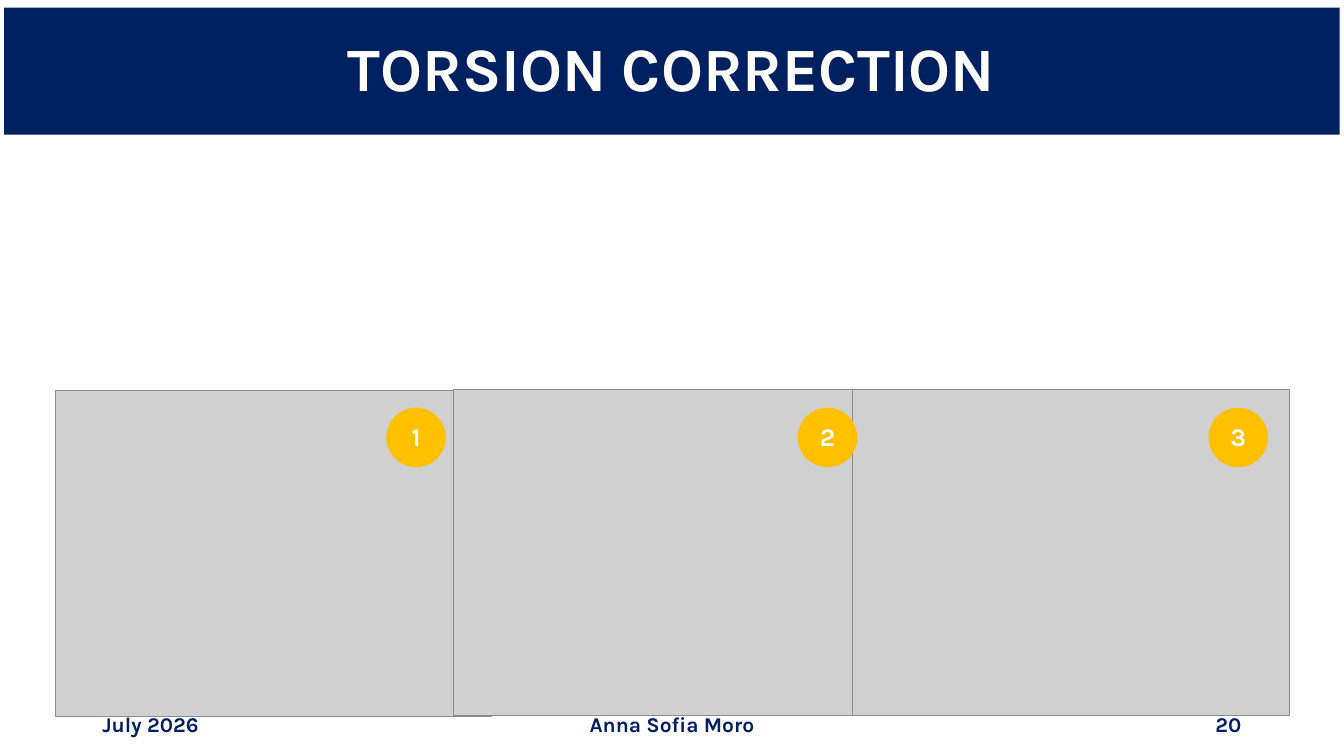
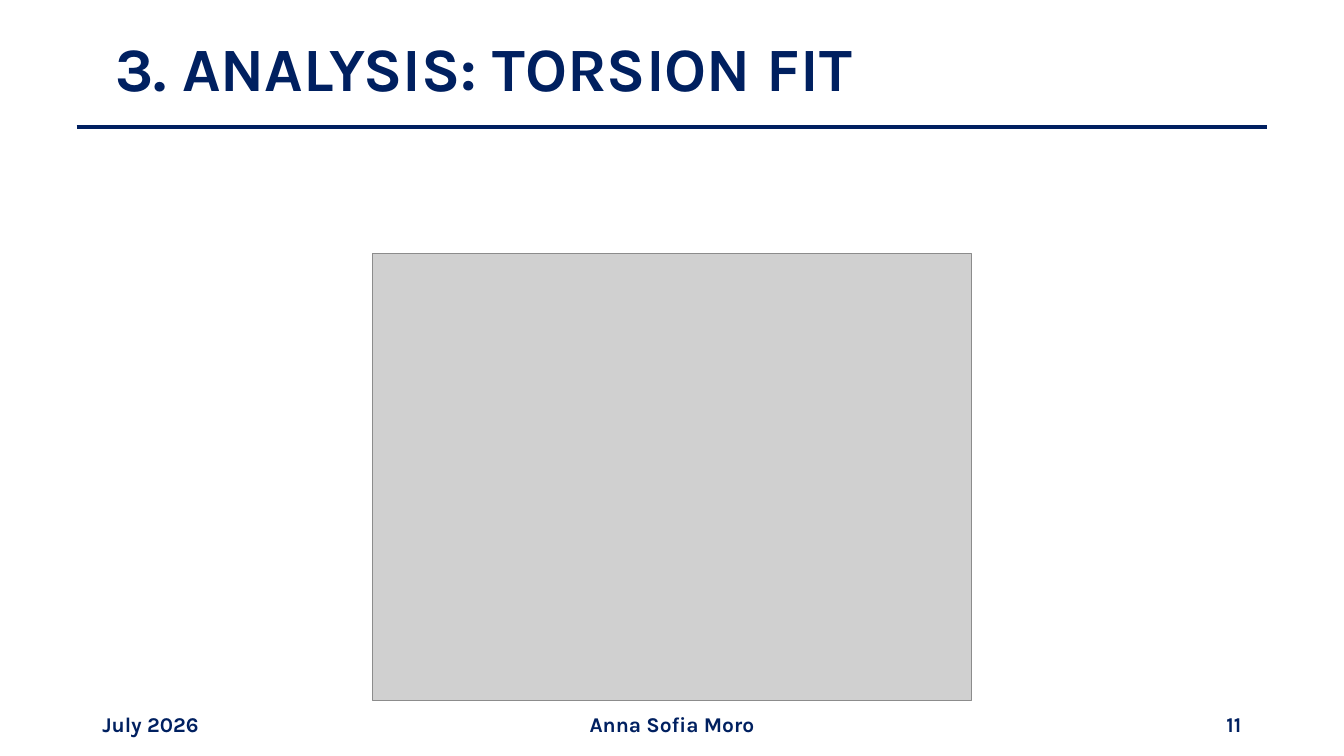
Before and after one commit to annaasofia/tesi, a slide deck: slide 11 of slides/week4.pptx (slide 20 before the commit). Drawn at 1344x756 pixels with LibreOffice and Linux fonts; fonts in the diff are those of the drawing; grey boxes stand for pictures. Boxes give left, top, right and bottom in pixels: in the first picture for what was removed or moved away, otherwise in the second. Text is boxed around its words. In the diff, an @@ line names an element or a change of style, - is before the commit and + after.

```diff
--- a/slides/week4.pptx
+++ b/slides/week4.pptx
@@ title "3. ANALYSIS: TORSION FIT": place and size @@
-title "3. ANALYSIS: TORSION FIT" at (4, 8, 1340, 135)
+title "3. ANALYSIS: TORSION FIT" at (115, 50, 852, 92)
@@ title "3. ANALYSIS: TORSION FIT" at (115, 50, 852, 92): fill #002060 to none @@
@@ title at (115, 50, 852, 92): text changed; text colour #FFFFFF to #002060 @@
-TORSION CORRECTION
+3. ANALYSIS: TORSION FIT
@@ line added from (77, 127) to (1267, 127), #002060 3 pt @@
@@ picture: place and size @@
-picture at (454, 390, 890, 717)
+picture at (373, 253, 972, 701)
@@ picture removed at (55, 390, 492, 717) @@
@@ ellipse removed at (386, 408, 446, 468) @@
-1
@@ ellipse removed at (798, 408, 857, 468) @@
-2
@@ picture removed at (853, 390, 1290, 717) @@
@@ ellipse removed at (1209, 408, 1268, 468) @@
-3
@@ page number at (1226, 718, 1241, 732): text changed @@
-20
+11
```
Also in this commit, not shown: 18 other slides changed, 6 slides added, 6 slides removed, 2 other files.
